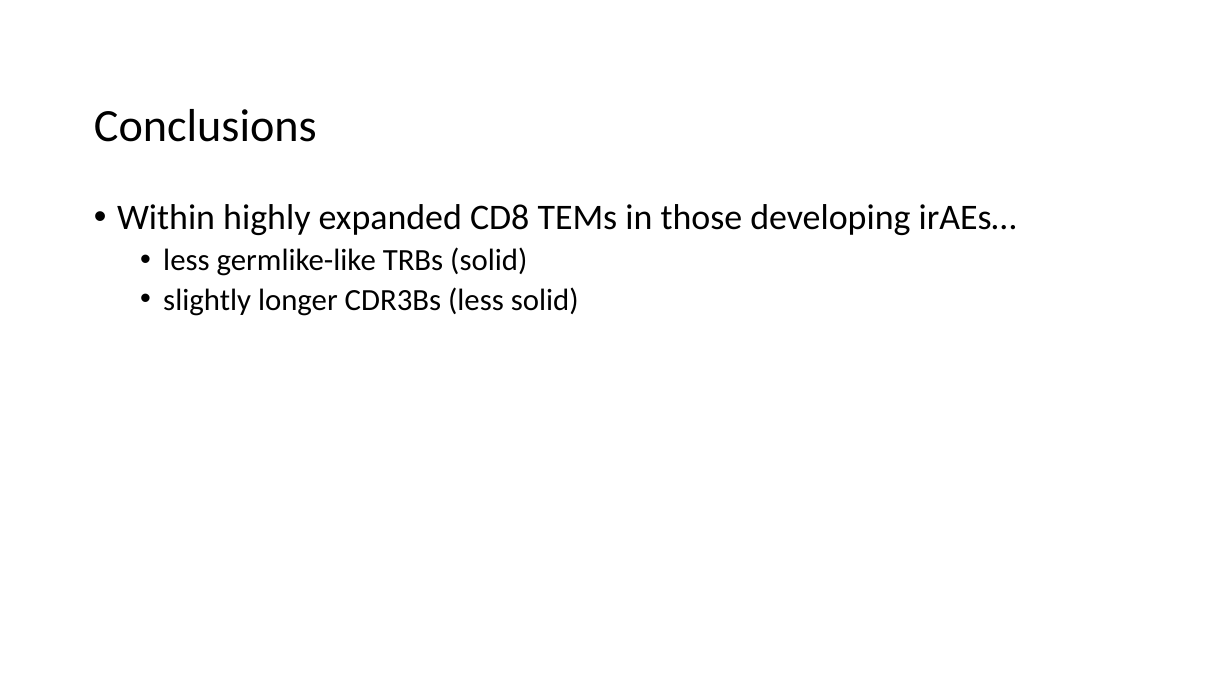
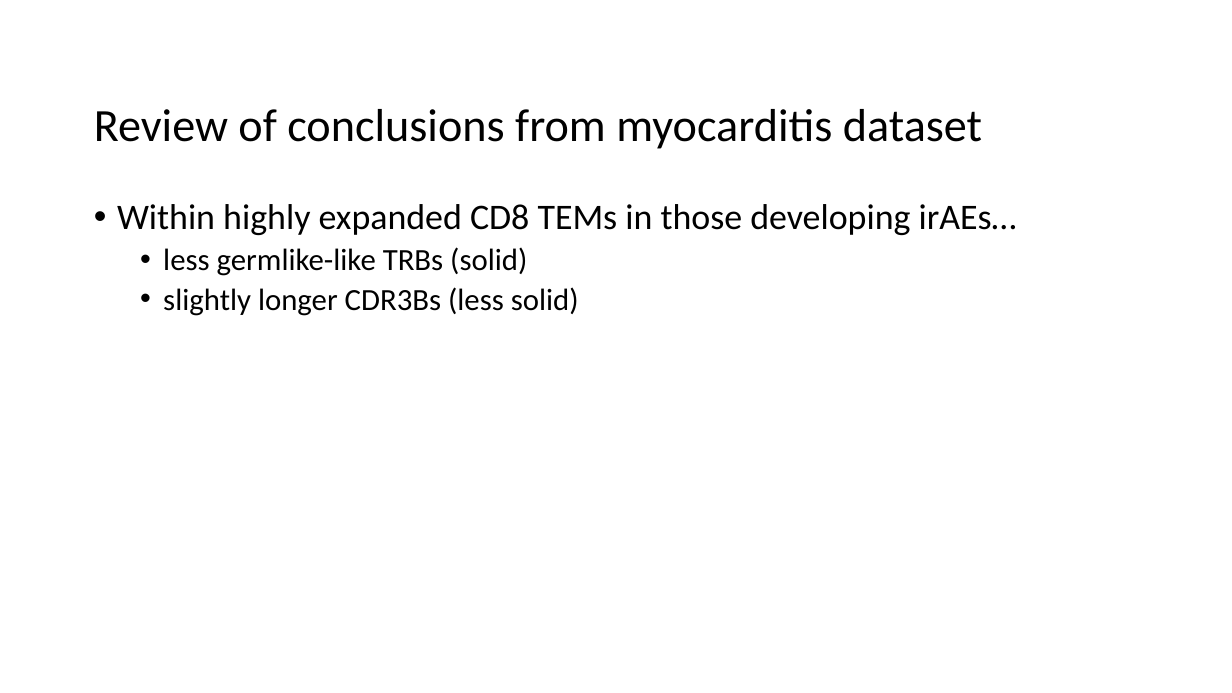
Before and after one commit to tybottorff/bottorffdocs, a slide deck: slide 8 of linsley_postdoc/presentations/weekly_meetings/12_14_23.pptx (slide 10 before the commit). Drawn at 1232x693 pixels with LibreOffice and Linux fonts; fonts in the diff are those of the drawing. Boxes give left, top, right and bottom in pixels: in the first picture for what was removed or moved away, otherwise in the second. Text is boxed around its words. In the diff, an @@ line names an element or a change of style, - is before the commit and + after.

```diff
--- a/linsley_postdoc/presentations/weekly_meetings/12_14_23.pptx
+++ b/linsley_postdoc/presentations/weekly_meetings/12_14_23.pptx
@@ title at [94, 109, 982, 149]: text changed @@
-Conclusions
+Review of conclusions from myocarditis dataset
```
Also in this commit, not shown: 2 other slides changed, 1 slide added.
